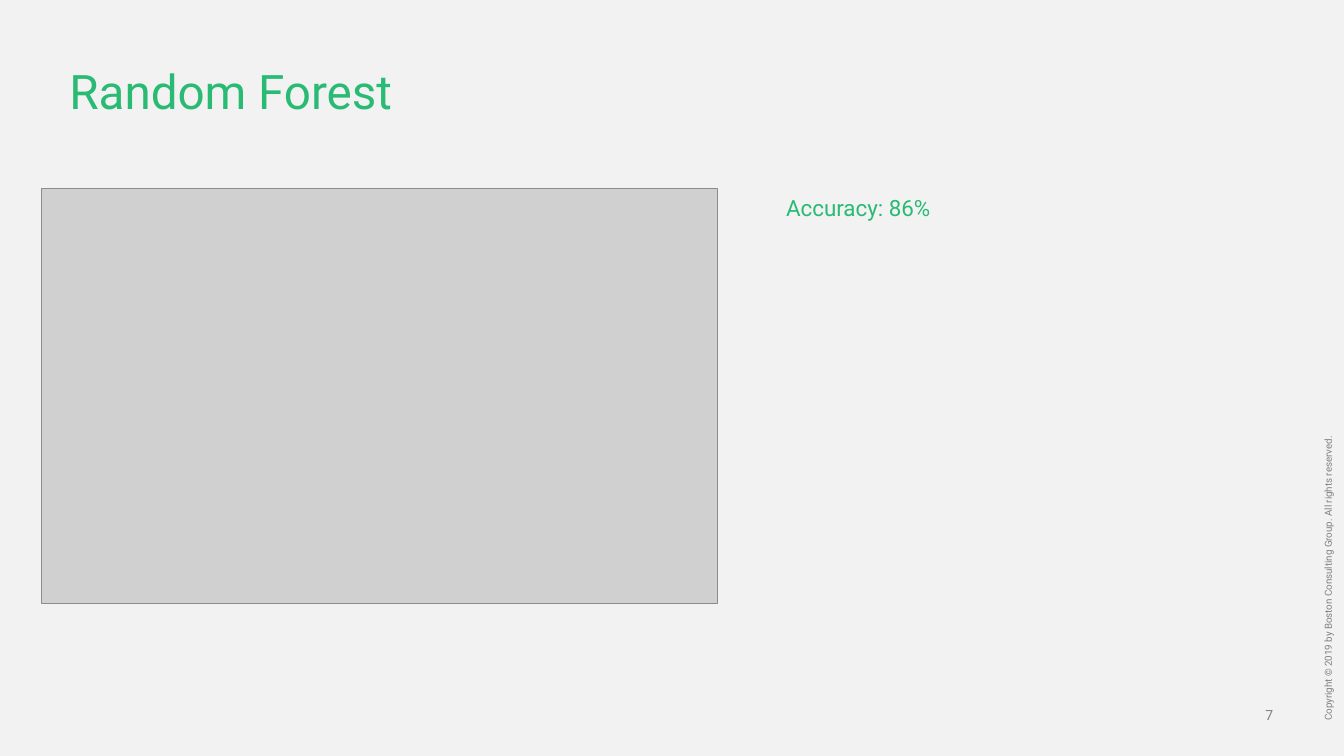
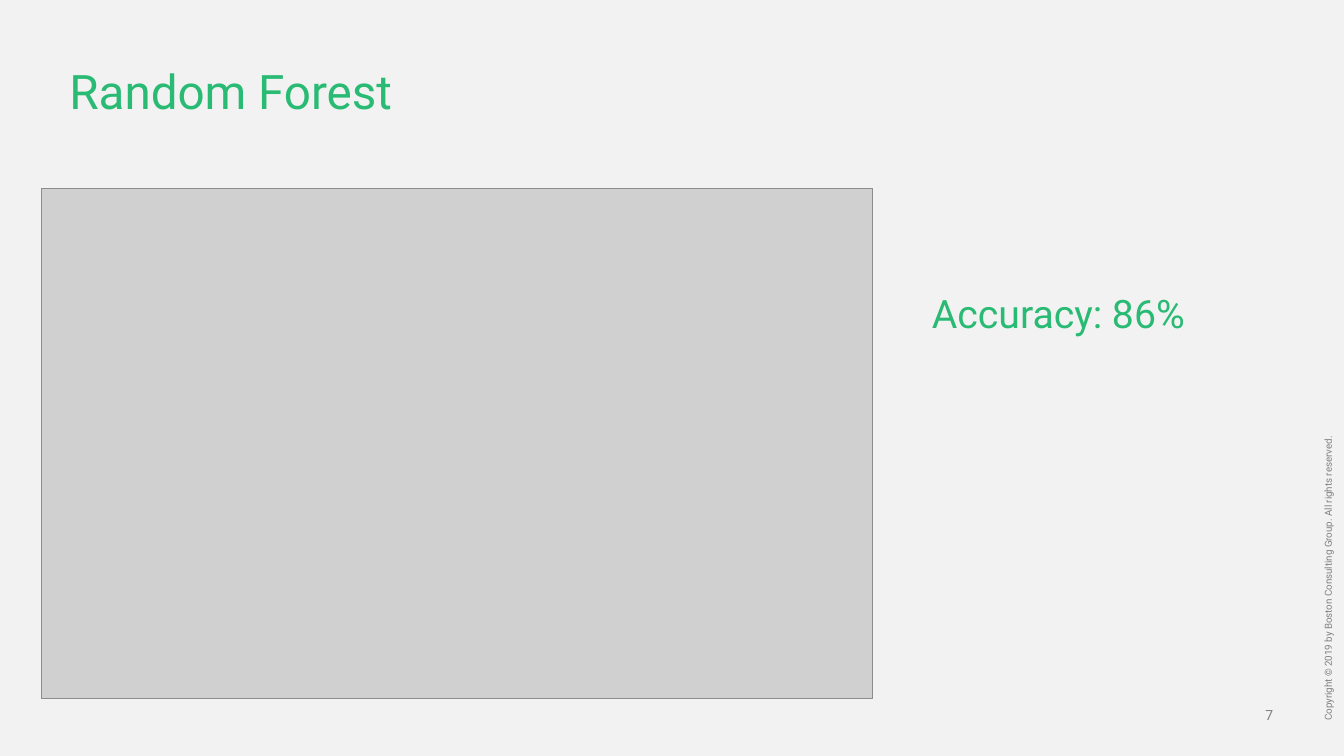
Before and after one commit to Ajosephs116/Final-Project---Machine-Learning, a slide deck: slide 8 of Machine Learning Project.pptx. Drawn at 1344x756 pixels with LibreOffice and Linux fonts; fonts in the diff are those of the drawing; grey boxes stand for pictures. Boxes give left, top, right and bottom in pixels: in the first picture for what was removed or moved away, otherwise in the second. Text is boxed around its words. In the diff, an @@ line names an element or a change of style, - is before the commit and + after.

```diff
--- a/Machine Learning Project.pptx
+++ b/Machine Learning Project.pptx
@@ picture: place and size @@
-picture at <box>41,189,718,603</box>
+picture at <box>41,189,873,699</box>
@@ text "Accuracy: 86%": place and size @@
-text "Accuracy: 86%" at <box>786,200,930,221</box>
+text "Accuracy: 86%" at <box>932,299,1185,337</box>
@@ text "Accuracy: 86%" at <box>932,299,1185,337</box>: size 16 to 28 pt @@
```
Also in this commit, not shown: 3 other slides changed, 1 slide added.
